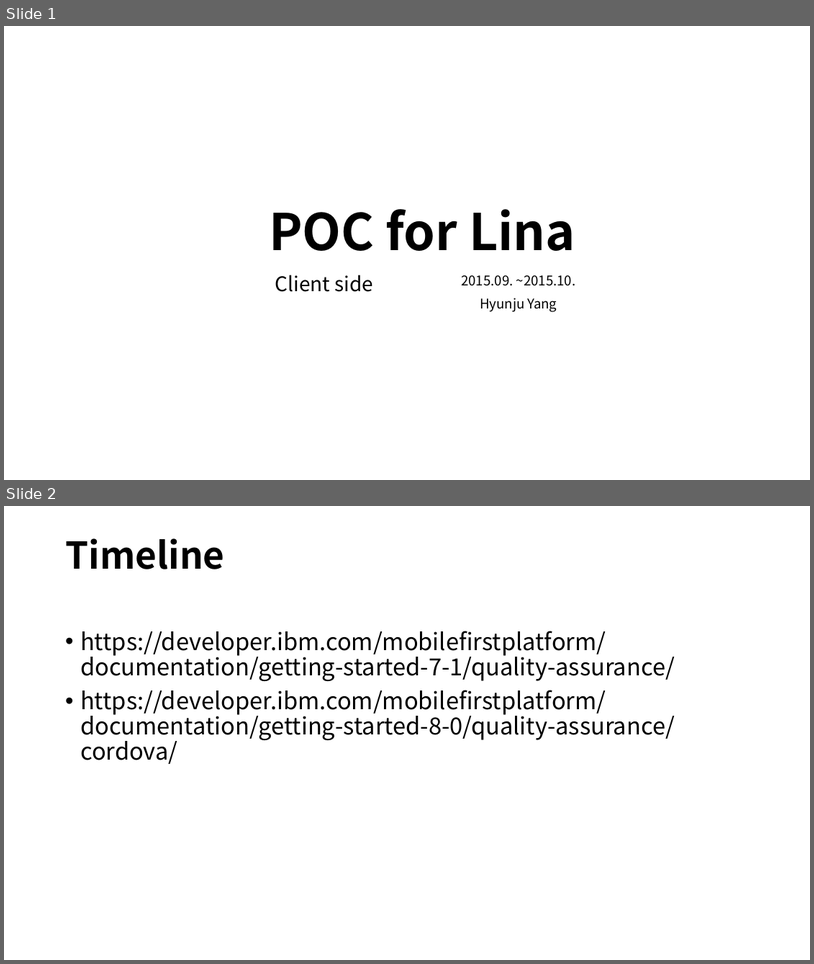
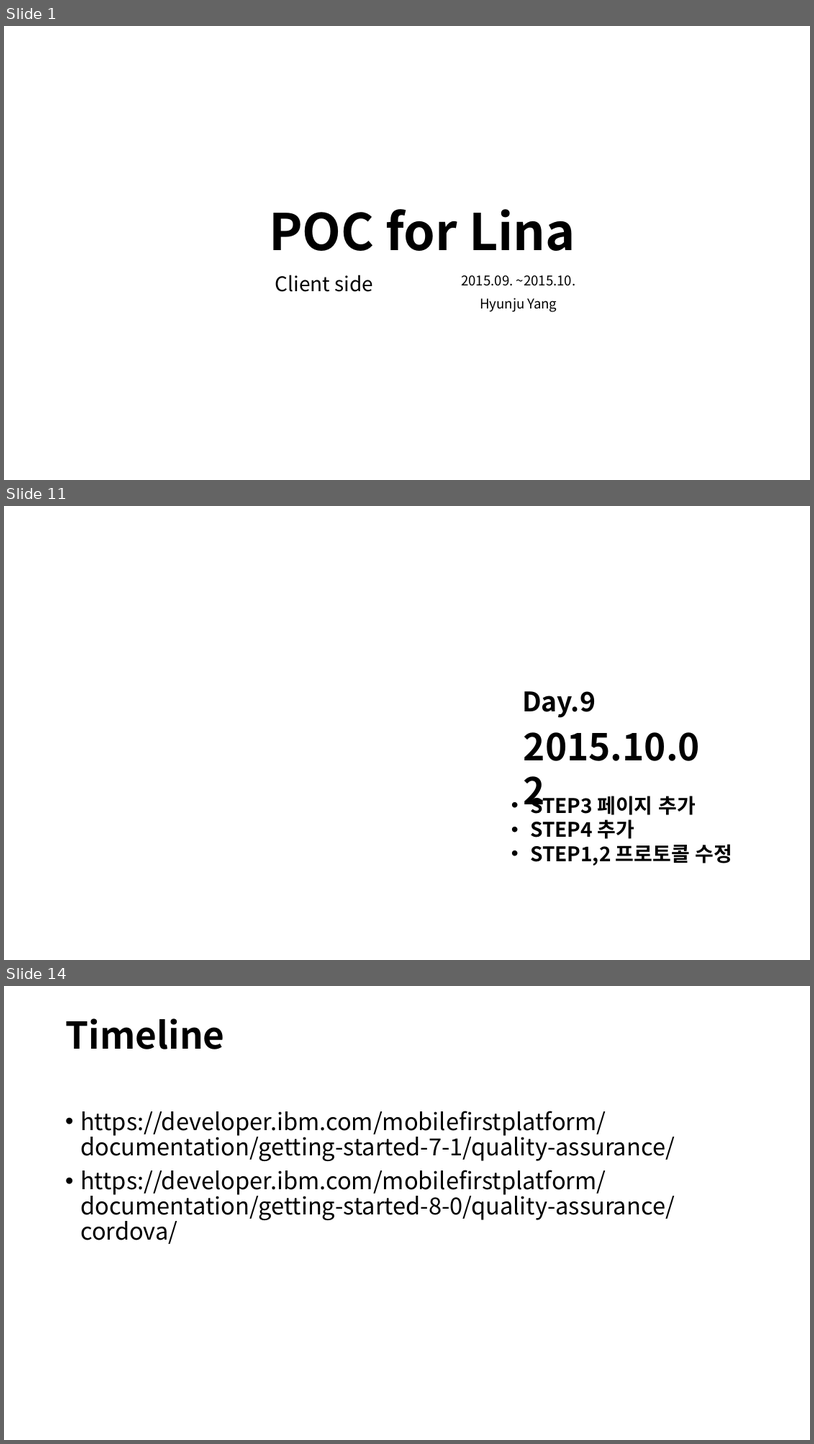
Before and after one commit to hjooyang/poc, a slide deck: POC for Lina.ppt. Shown one above the other, each under a label of ours: slides 1 and 2 before the commit, slides 1, 11 and 14 after it; the slides between them are not shown. The pictures are 814x964 and 814x1444 pixels, drawn with LibreOffice and Linux fonts; fonts in the diff are those of the drawing. Boxes give left, top, right and bottom in pixels: in the first picture for what was removed or moved away, otherwise in the second. Text is boxed around its words. In the diff, an @@ line names an element or a change of style, - is before the commit and + after.

```diff
--- a/POC for Lina.ppt
+++ b/POC for Lina.ppt
@@ slide 11 added at (4, 506, 810, 960), background #FFFFFF @@
@@ text added at (522, 691, 596, 718), 32 pt, text #000000, bold @@
+Day.9
@@ text added at (524, 732, 700, 761), 44 pt, text #000000, bold @@
+2015.10.02
@@ text added at (530, 793, 733, 865), 24 pt, text #000000, bold @@
+• STEP3 페이지 추가
+• STEP4 추가
+• STEP1,2 프로토콜 수정
@@ what was slide 2 is now slide 14 @@
```
Also in this commit, not shown: 1 slide changed, 14 other slides added, 3 slides removed.
